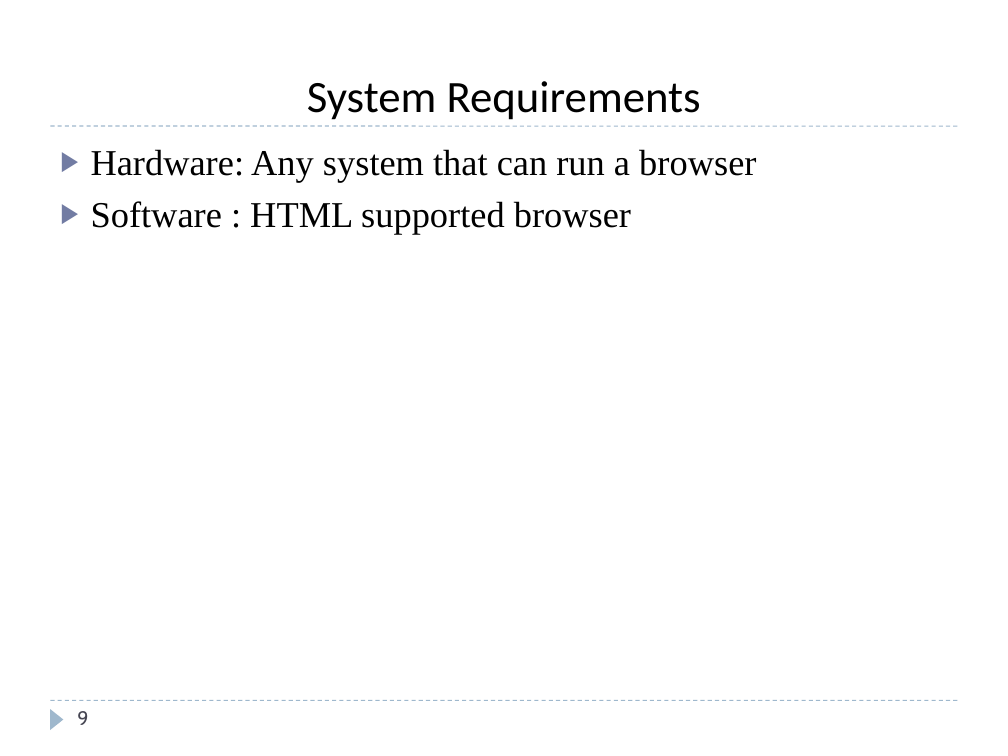
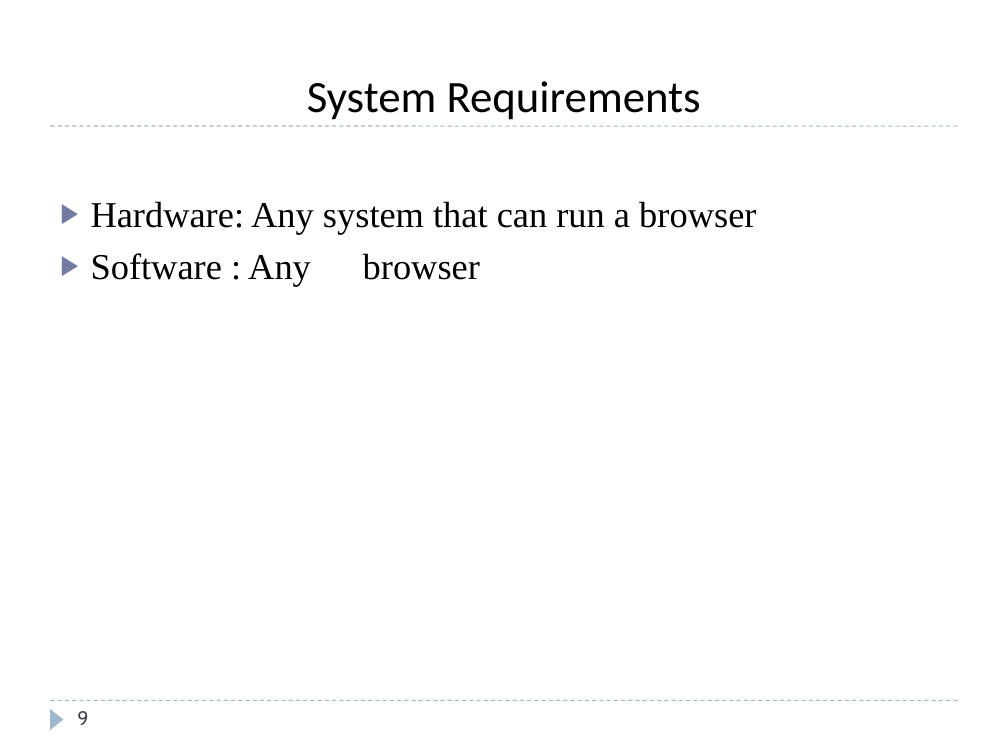
Before and after one commit to Easwer-ALU/ADP-project, a slide deck: slide 9 of ADP-PROJECT-PPT-TEMPLATE.pptx. Drawn at 1008x756 pixels with LibreOffice and Linux fonts; fonts in the diff are those of the drawing. Boxes give left, top, right and bottom in pixels: in the first picture for what was removed or moved away, otherwise in the second. Text is boxed around its words. In the diff, an @@ line names an element or a change of style, - is before the commit and + after.

```diff
--- a/ADP-PROJECT-PPT-TEMPLATE.pptx
+++ b/ADP-PROJECT-PPT-TEMPLATE.pptx
@@ text at (91,253,480,286): text changed @@
-▶ Software : HTML supported browser
+▶ Software : Any browser
```
Also in this commit, not shown: 2 other slides changed, 1 slide added, 2 slides removed, 5 other files.
